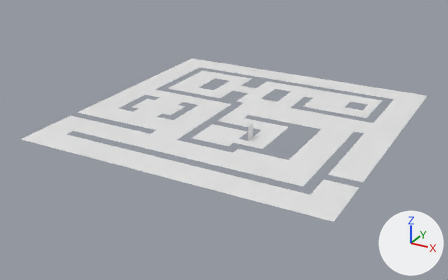
A saved change to the glTF model assets/models/exports/map_basic_nav.glb.
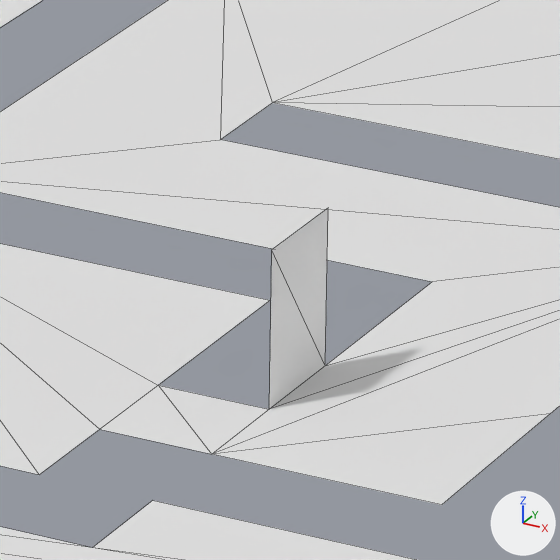
Each version is shown whole from a 50 mm lens placed at (31.78, -62.09, 27.17), pointed at (-0.91, -2.65, -2.54), then close up on the part from 50% to 61% of the width and 38% to 55% of the height. Arrows for +X, +Y and +Z are at lower right; the lights stay in place. The close-ups show mesh edges as thin lines. Vertices at the same position are counted once.

Script lines for the objects in view, before the commit:
```python
me_plane_001 = bpy.data.meshes.new('Plane.001')
me_plane_001.from_pydata(...)  # 107 vertices, 118 faces; spans x -17.7..18.2, y -18.3..17.6, z 0.0..1.6
# before: 30 (4.3, -5.6, 0.0) at pixel (325, 365), 96 (4.3, -5.6, 1.6) at pixel (328, 207), 104 (4.3, -6.7, 0.0) at pixel (269, 409), 106 (4.3, -6.7, 1.6) at pixel (271, 249)
ob_nav = bpy.data.objects.new('Nav', me_plane_001)
ob_nav.location = (0.0, 0.0, 0.0)
```
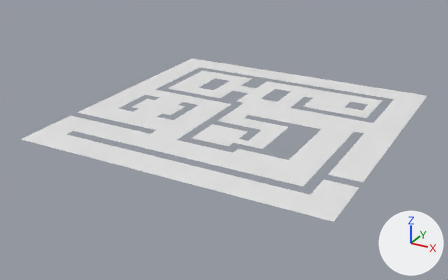
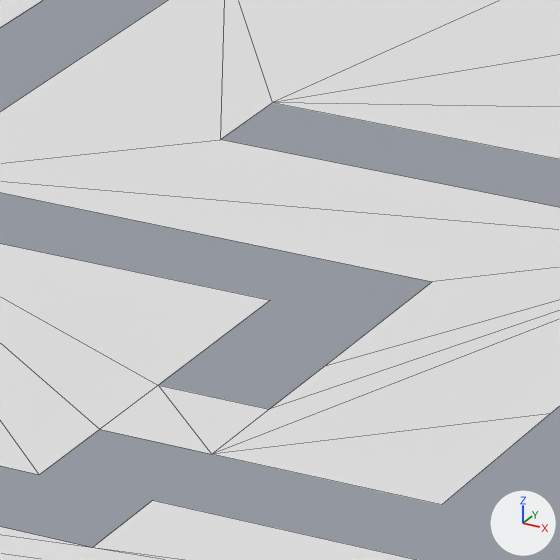
Commit message: fixed forgotten wall in nav mesh

What differs and where, as boxes [x1, y1, x2, y2] in the close-ups (560 x 560 px):
part 1 of me_plane_001, deleted
    before: [269, 208, 328, 409]

The change, as a list of edits to the scene's bpy script:
```text
Change me_plane_001:
    where me_plane_001.from_pydata(...)  # 107 vertices, 118 faces; spans x -17.7..18.2, y -18.3..17.6, z 0.0..1.6
    used by ob_nav; location = (0.0, 0.0, 0.0)
    verts and faces of me_plane_001; kept vertices keep their numbers, new ones are numbered from 107
    me_plane_001 part 1
    add delete_vertices([96, 106])  # with the faces that use them
```
